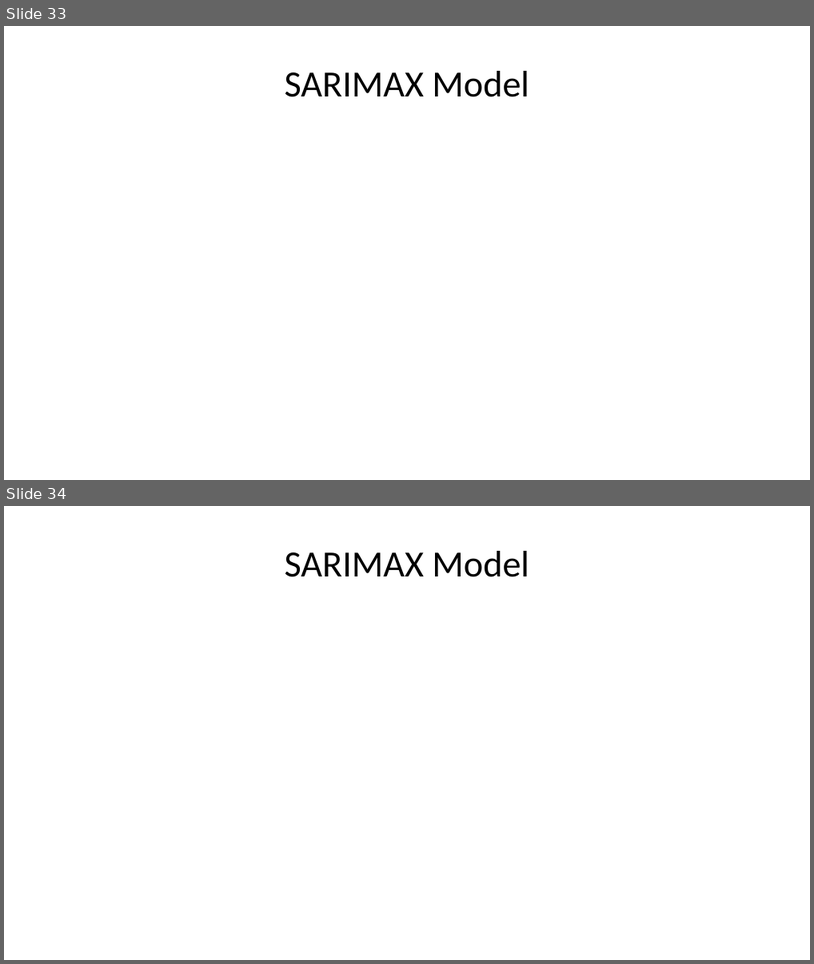
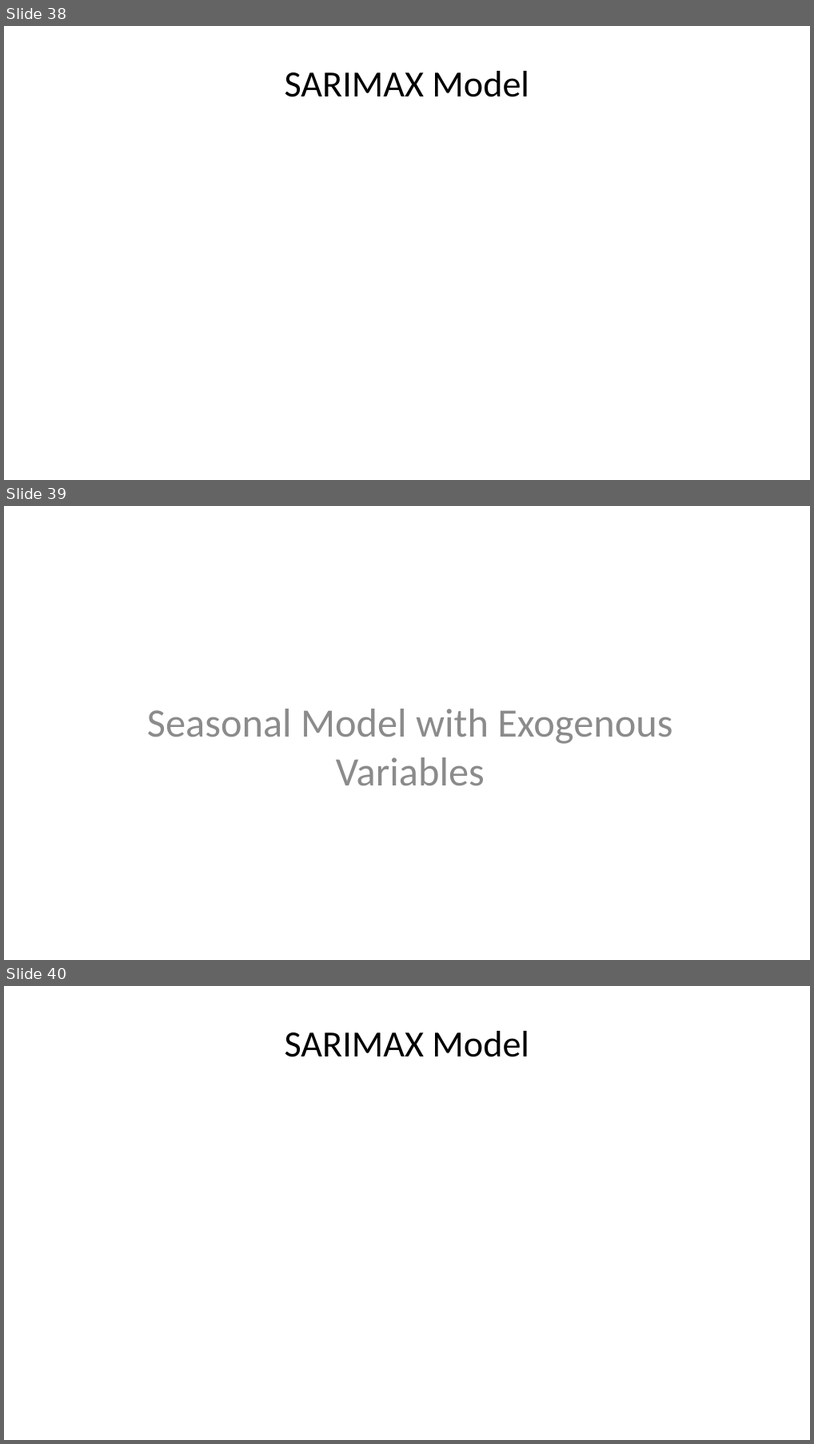
Before and after one commit to StephenElston/CSCI-E-83, a slide deck: LectureSlides/12_IntroductionToTimeSeriesForecasting.pptx. Shown one above the other, each under a label of ours: slides 33 and 34 before the commit, slides 38, 39 and 40 after it. The pictures are 814x964 and 814x1444 pixels, drawn with LibreOffice and Linux fonts; fonts in the diff are those of the drawing; grey boxes stand for pictures. Boxes give left, top, right and bottom in pixels: in the first picture for what was removed or moved away, otherwise in the second. Text is boxed around its words. In the diff, an @@ line names an element or a change of style, - is before the commit and + after.

```diff
--- a/LectureSlides/12_IntroductionToTimeSeriesForecasting.pptx
+++ b/LectureSlides/12_IntroductionToTimeSeriesForecasting.pptx
@@ slide 39 added at <box>4,506,810,960</box>, background #FFFFFF @@
@@ text added at <box>147,708,673,785</box>, 36 pt, text #8C8C8C @@
+Seasonal Model with Exogenous Variables
@@ what was slide 33 is now slide 38 @@
@@ what was slide 34 is now slide 40 @@
```
Also in this commit, not shown: 12 slides changed, 10 other slides added.
